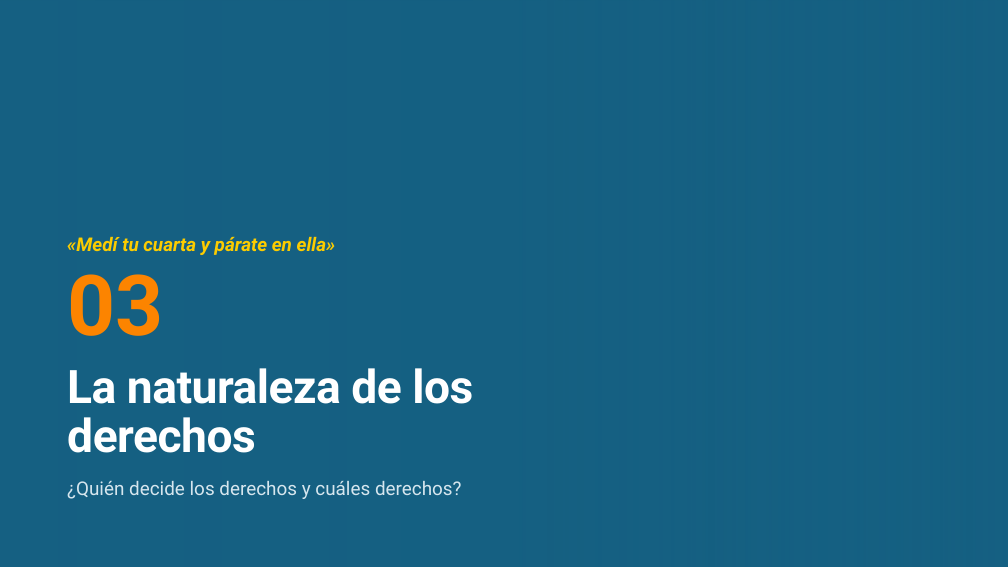
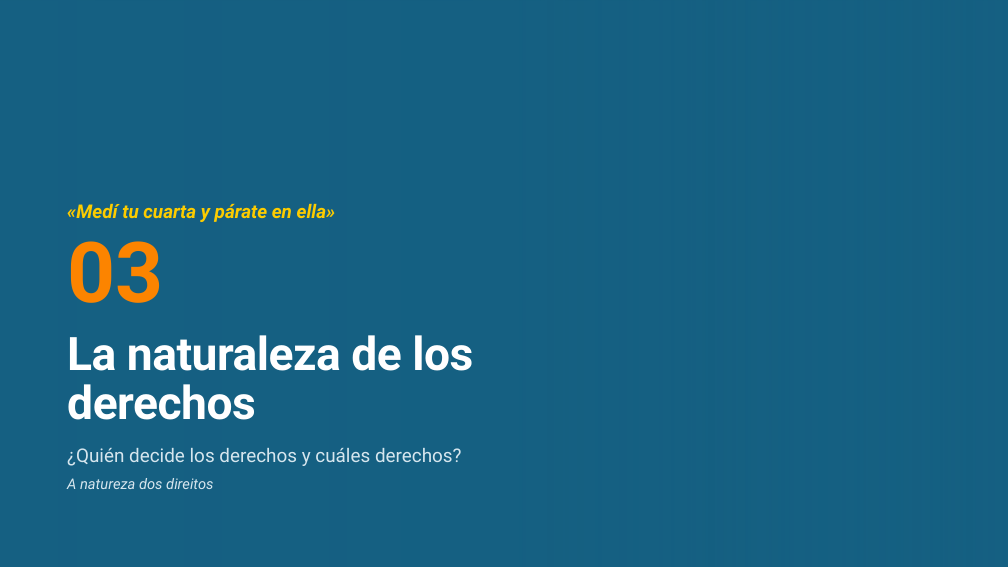
Before and after one commit to FRANK1808K/borrador, a slide deck: slide 25 of presentacion/La_bioculturalidad_con_transiciones.pptx. Drawn at 1008x567 pixels with LibreOffice and Linux fonts; fonts in the diff are those of the drawing; background and template pictures are left out. Boxes give left, top, right and bottom in pixels: in the first picture for what was removed or moved away, otherwise in the second. Text is boxed around its words. In the diff, an @@ line names an element or a change of style, - is before the commit and + after.

```diff
--- a/presentacion/La_bioculturalidad_con_transiciones.pptx
+++ b/presentacion/La_bioculturalidad_con_transiciones.pptx
@@ text "«Medí tu cuarta y párate ..." moved from (x1=67, y1=237, x2=336, y2=255) to (x1=67, y1=204, x2=336, y2=222) @@
@@ text "03" moved from (x1=67, y1=274, x2=163, y2=336) to (x1=67, y1=241, x2=163, y2=303) @@
@@ title "La naturaleza de los derechos" moved from (x1=67, y1=368, x2=473, y2=453) to (x1=67, y1=335, x2=473, y2=420) @@
@@ text "¿Quién decide los derechos y ..." moved from (x1=67, y1=481, x2=462, y2=499) to (x1=67, y1=448, x2=462, y2=466) @@
@@ text added at (x1=67, y1=478, x2=213, y2=489), 14 pt, text #D6E6EE, italic @@
+A natureza dos direitos
```
Also in this commit, not shown: 6 other slides changed.
